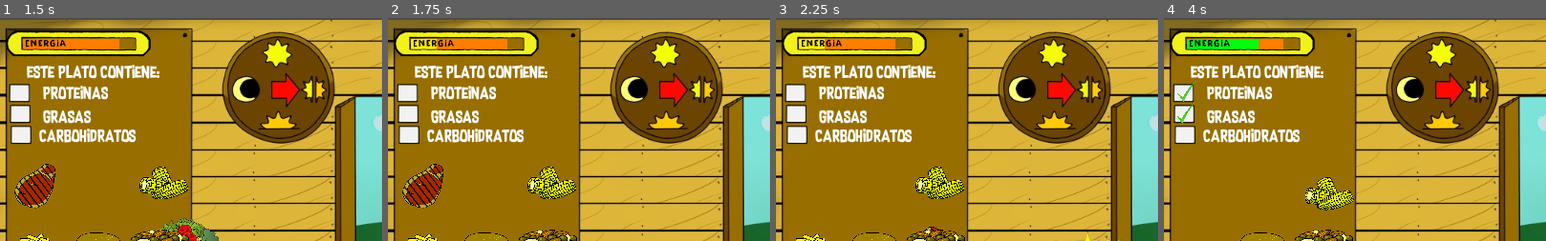
Above: before the commit, frames 1-4 (left to right).
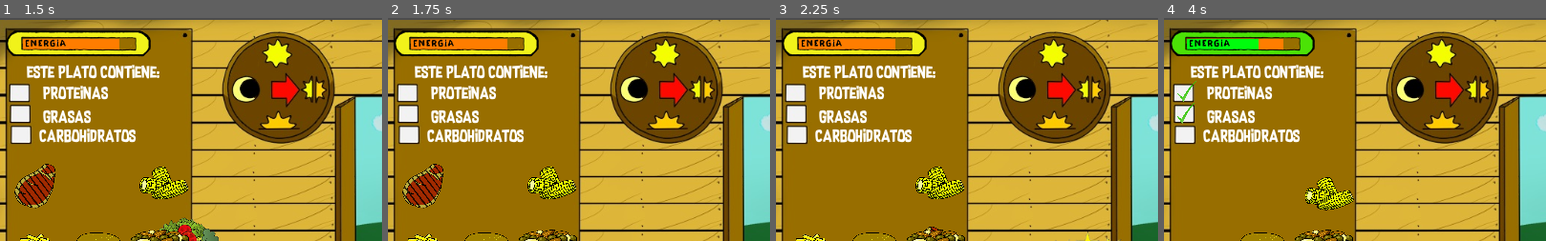
Above: after the commit, the same moments.

Repository: joelyo1996/nutriciber
Game: Godot game, scene res://Escenas/Mapa14/Mapa14.tscn
Two runs of this game, one before a commit and one after it. Both use one fixed random seed, a clock stepped at 60 frames per second and the inputs below. This scene is started directly instead of the project's main scene.
Inputs (mouse positions are % of the whole screen's width and height, from its top left):
- Up to frame 1 (1.5 s): click (49, 74) at 0.5 s; tap Enter at 1.25 s; drag from (16, 36) to (50, 78) at 1.27 s
- Up to frame 2 (1.75 s): no input
- Up to frame 3 (2.25 s): drag from (7, 38) to (50, 78) at 2.02 s
- Up to frame 4 (4 s): move the mouse to (24, 37) at 2.77 s; press the mouse at (24, 37) at 2.78 s; hold Left (ui_left) 2.78-3.5 s; release the mouse at (24, 37) at 3.5 s; drag from (7, 51) to (50, 78) at 3.52 s
The pictures show only the part of the screen within x 2-52%, y 0-50%; the shares and areas given below are measured in that part.

Frame 1 is identical in both runs. In frame 2, 0.3% of the frame differs, in the area x 6-13%, y 9-15%; in frame 3, 0.3%; in frame 4, 1.8%, in the area x 2-39%, y 6-17%.

Commit message:
estrellas
titilo de barra

Diff:
--- a/Escenas/Mapa11/BarraEnergia.gd
+++ b/Escenas/Mapa11/BarraEnergia.gd
@@ -3,6 +3,9 @@
 var barra2 = true
 var barra3 = true
 func _process(delta):
+	if Global.estrella == true:
+		yield(get_tree().create_timer(2),"timeout")
+		$AnimacionBarra.play("titilar")
 	if Global.agua == true:
 		$AnimacionBarra.play("titilar")
 	value = Global.Energia
Binary file removed: Asset/Trocos/tronco.jpg
Not shown, removed: Asset/Trocos/tronco.jpg.import
Binary file removed: Asset/Trocos/tronco.png
Not shown, removed: Asset/Trocos/tronco.png.import
Binary file removed: Asset/UI/boton_play_normal.png
Not shown, removed: Asset/UI/boton_play_normal.png.import
Binary file removed: Asset/UI/boton_play_presionado.png
Not shown, removed: Asset/UI/boton_play_presionado.png.import
Binary file removed: Asset/UI/tilde_verde.jpg
Not shown, removed: Asset/UI/tilde_verde.jpg.import
Binary file removed: Asset/cara1.jpg
Not shown, removed: Asset/cara1.jpg.import
(and 50 more such lines)
